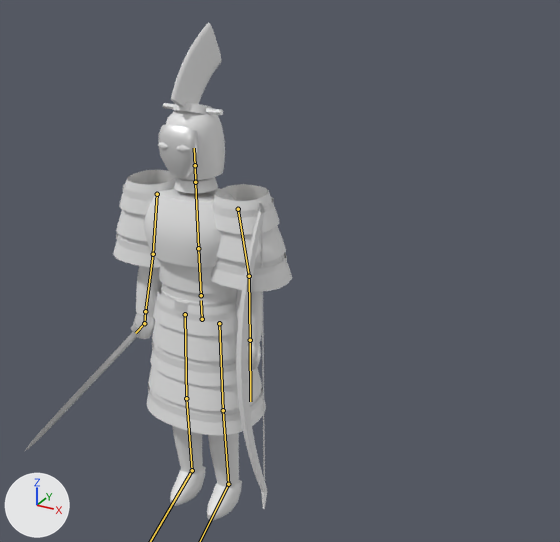
Before and after pictures for a commit that changed the glTF model assets/models/suits/ru.glb.
One viewpoint serves both versions: a 50 mm lens placed at (1.93, -2.74, 2.76), pointed at (0.01, 0.76, 1.01). Lighting does not change. The marker at lower left points along +X, +Y and +Z. The first picture is the older version. The bones that change, and the others that lie on the model, are drawn over the model as lines. Objects named as collision shapes, trigger or cutter boxes, shadow casters or lower levels of detail are left out.

Objects in the first picture: 'ru_lod0'.
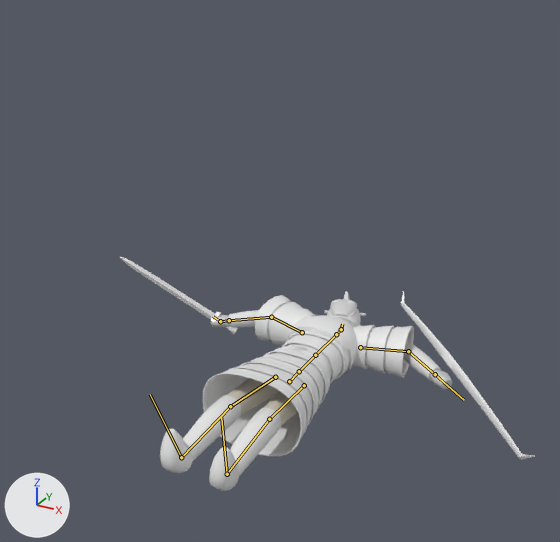
The newer file adds an action. The first version stands in its rest pose; the second is drawn at frame 20 of the action 'death'.

Patch to the scene script:
```diff
--- a/assets/models/suits/ru.glb.py
+++ b/assets/models/suits/ru.glb.py
@@ bone_hips @@
 bone_hips = bpy.data.objects['ru_rig'].pose.bones['hips']  # child of 'root'
-bone_hips.location = (0.0, 0.0, 0.0)
-bone_hips.rotation_quaternion = (1.0, 0.0, 0.0, 0.0)  # degrees (0, 0, 0)
+bone_hips.location = (0.0, -0.836, -0.9)
+bone_hips.rotation_quaternion = (0.718, -0.696, 0.0, 0.0)  # degrees (-88, 0, 0)
@@ bone_spine @@
 bone_spine = bpy.data.objects['ru_rig'].pose.bones['spine']  # child of 'hips'
-bone_spine.rotation_quaternion = (1.0, 0.0, 0.0, 0.0)  # degrees (0, 0, 0)
+bone_spine.rotation_quaternion = (1.0, -0.015, 0.0, 0.0)  # degrees (-2, 0, 0)
@@ bone_neck @@
 bone_neck = bpy.data.objects['ru_rig'].pose.bones['neck']  # child of 'chest'
-bone_neck.rotation_quaternion = (1.0, 0.0, 0.0, 0.0)  # degrees (0, 0, 0)
+bone_neck.rotation_quaternion = (1.0, 0.022, 0.0, 0.0)  # degrees (2, 0, 0)
@@ bone_head @@
 bone_head = bpy.data.objects['ru_rig'].pose.bones['head']  # child of 'neck'
-bone_head.rotation_quaternion = (1.0, 0.0, 0.0, 0.0)  # degrees (0, 0, 0)
+bone_head.rotation_quaternion = (0.987, -0.014, 0.0, 0.161)  # degrees (-2, 0, 19)
@@ bone_upper_arm_l @@
 bone_upper_arm_l = bpy.data.objects['ru_rig'].pose.bones['upper_arm.L']  # child of 'chest'
-bone_upper_arm_l.rotation_quaternion = (1.0, 0.0, 0.0, 0.0)  # degrees (0, 0, 0)
+bone_upper_arm_l.rotation_quaternion = (0.649, 0.114, 0.0, -0.752)  # degrees (9, 10, -98)
@@ bone_forearm_l @@
 bone_forearm_l = bpy.data.objects['ru_rig'].pose.bones['forearm.L']  # child of 'upper_arm.L'
-bone_forearm_l.rotation_quaternion = (1.0, 0.0, 0.0, 0.0)  # degrees (0, 0, 0)
+bone_forearm_l.rotation_quaternion = (0.898, 0.035, 0.0, 0.439)  # degrees (4, -2, 52)
@@ bone_upper_arm_r @@
 bone_upper_arm_r = bpy.data.objects['ru_rig'].pose.bones['upper_arm.R']  # child of 'chest'
-bone_upper_arm_r.rotation_quaternion = (1.0, 0.0, 0.0, 0.0)  # degrees (0, 0, 0)
+bone_upper_arm_r.rotation_quaternion = (0.649, 0.114, 0.0, 0.752)  # degrees (9, -10, 98)
@@ bone_forearm_r @@
 bone_forearm_r = bpy.data.objects['ru_rig'].pose.bones['forearm.R']  # child of 'upper_arm.R'
-bone_forearm_r.rotation_quaternion = (1.0, 0.0, 0.0, 0.0)  # degrees (0, 0, 0)
+bone_forearm_r.rotation_quaternion = (0.898, 0.035, 0.0, -0.439)  # degrees (4, 2, -52)
@@ bone_thigh_l @@
 bone_thigh_l = bpy.data.objects['ru_rig'].pose.bones['thigh.L']  # child of 'hips'
-bone_thigh_l.rotation_quaternion = (1.0, 0.0, 0.0, 0.0)  # degrees (0, 0, 0)
+bone_thigh_l.rotation_quaternion = (0.998, -0.056, 0.0, -0.021)  # degrees (-6, 0, -2)
@@ bone_shin_l @@
 bone_shin_l = bpy.data.objects['ru_rig'].pose.bones['shin.L']  # child of 'thigh.L'
-bone_shin_l.rotation_quaternion = (1.0, 0.0, 0.0, 0.0)  # degrees (0, 0, 0)
+bone_shin_l.rotation_quaternion = (0.997, 0.073, 0.0, 0.011)  # degrees (8, 0, 1)
@@ bone_foot_l @@
 bone_foot_l = bpy.data.objects['ru_rig'].pose.bones['foot.L']  # child of 'shin.L'
-bone_foot_l.rotation_quaternion = (1.0, 0.0, 0.0, 0.0)  # degrees (0, 0, 0)
+bone_foot_l.rotation_quaternion = (0.991, -0.114, 0.0, -0.068)  # degrees (-13, -1, -8)
@@ bone_thigh_r @@
 bone_thigh_r = bpy.data.objects['ru_rig'].pose.bones['thigh.R']  # child of 'hips'
-bone_thigh_r.rotation_quaternion = (1.0, 0.0, 0.0, 0.0)  # degrees (0, 0, 0)
+bone_thigh_r.rotation_quaternion = (0.998, -0.056, 0.0, 0.021)  # degrees (-6, 0, 2)
@@ bone_shin_r @@
 bone_shin_r = bpy.data.objects['ru_rig'].pose.bones['shin.R']  # child of 'thigh.R'
-bone_shin_r.rotation_quaternion = (1.0, 0.0, 0.0, 0.0)  # degrees (0, 0, 0)
+bone_shin_r.rotation_quaternion = (0.997, 0.073, 0.0, -0.011)  # degrees (8, 0, -1)
@@ bone_foot_r @@
 bone_foot_r = bpy.data.objects['ru_rig'].pose.bones['foot.R']  # child of 'shin.R'
-bone_foot_r.rotation_quaternion = (1.0, 0.0, 0.0, 0.0)  # degrees (0, 0, 0)
+bone_foot_r.rotation_quaternion = (0.991, -0.114, 0.0, 0.068)  # degrees (-13, 1, 8)
```

What differs and where, as boxes (x1, y1, x2, y2) in the pictures (560 x 542 px):
'ru_lod0', posed (55% wider, 53% shorter)
    before: (25, 23, 292, 520)
    after: (120, 257, 535, 491)
bone 'hips', root to tip
    before: (202, 319) to (201, 300)
    after: (289, 381) to (297, 373)
bone 'spine', root to tip
    before: (201, 295) to (198, 248)
    after: (299, 371) to (315, 355)
bone 'neck', root to tip
    before: (195, 182) to (195, 165)
    after: (336, 334) to (341, 329)
bone 'head', root to tip
    before: (195, 165) to (194, 148)
    after: (341, 329) to (342, 324)
bone 'upper_arm.L', root to tip
    before: (238, 209) to (249, 276)
    after: (360, 347) to (408, 351)
bone 'forearm.L', root to tip
    before: (249, 276) to (250, 340)
    after: (408, 351) to (435, 374)
bone 'upper_arm.R', root to tip
    before: (157, 194) to (153, 254)
    after: (302, 332) to (271, 317)
bone 'forearm.R', root to tip
    before: (153, 254) to (145, 311)
    after: (271, 317) to (229, 320)
bone 'thigh.L', root to tip
    before: (219, 323) to (223, 410)
    after: (304, 385) to (269, 419)
bone 'shin.L', root to tip
    before: (223, 410) to (228, 484)
    after: (269, 419) to (227, 474)
bone 'thigh.R', root to tip
    before: (185, 314) to (186, 398)
    after: (275, 377) to (230, 406)
bone 'shin.R', root to tip
    before: (186, 398) to (192, 470)
    after: (230, 406) to (181, 457)
